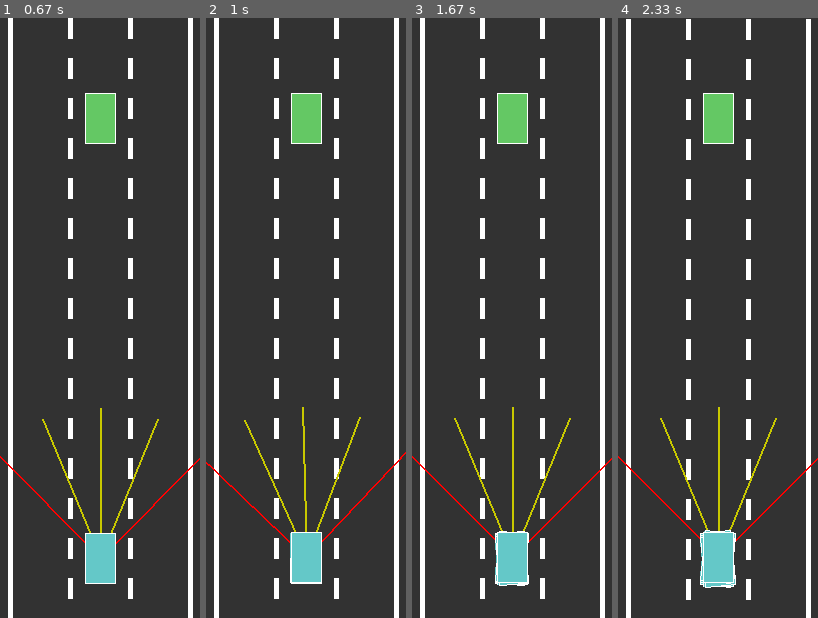
Above: before the commit, frames 1-4 (left to right).
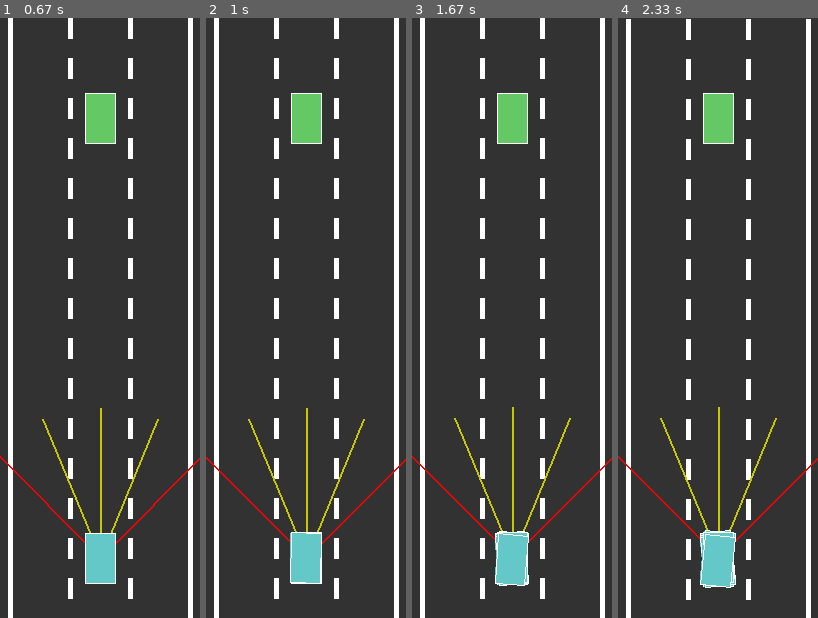
Above: after the commit, the same moments.

Repository: kc-raahi/self-driving-car-sim
Game: pygame game, started from car.py
Same seed, same stepped clock (60 frames per second), same inputs: the game is played once before the commit and once after it.
Inputs:
- Up to frame 1 (0.67 s): no input
- Up to frame 2 (1 s): no input
- Up to frame 3 (1.67 s): no input
- Up to frame 4 (2.33 s): no input

Frame 1 is identical in both runs. In frame 2, 1.7% of the frame differs, in the area x 0-100%, y 64-95%; in frame 3, 0.1%; in frame 4, 0.2%.

Commit message:
20230724 - save best car

Diff:
--- a/car.py
+++ b/car.py
@@ -460,62 +460,61 @@
     road = Road(SCREEN_WIDTH / 2, SCREEN_WIDTH * 0.9)
     road.set_lines()
 
-    drivers = generate_cars(100, road)
     t = Car(road.get_lane_center(1), 100, traffic=True)
     road.traffic.append(t)
     run = True
     clock = pygame.time.Clock()
     # ct = 0
-    best_pos = 10000
-    no_improvement_ct = 0
     best_brain = None
     while run:
+        best_pos = 10000
+        drivers = generate_cars(100, road)
+        no_improvement_ct = 0
 
         start("run")
-
-        # ct += 1
-        clock.tick(60)
-        screen.fill(ROAD_COL)
-        # main_driver = drivers[get_primary_car_index(drivers)]
-        # main_driver.primary = True
-        road.draw(screen)
-        t.update_and_draw(road, screen)
-        pci = get_primary_car_index(drivers)
-        road.move_viewport(drivers[pci].y)
-        new_best_pos = drivers[pci].y
-        if new_best_pos < best_pos:
-            no_improvement_ct = 0
-            best_pos = min(best_pos, new_best_pos)
-        else:
-            no_improvement_ct += 1
-            if no_improvement_ct > 60:
-                break
-        for i in range(len(drivers)):
-            d = drivers[i]
-            if i == pci:
-                d.primary = True
+        while no_improvement_ct <= 60:
+            clock.tick(60)
+            screen.fill(ROAD_COL)
+            # main_driver = drivers[get_primary_car_index(drivers)]
+            # main_driver.primary = True
+            road.draw(screen)
+            t.update_and_draw(road, screen)
+            pci = get_primary_car_index(drivers)
+            road.move_viewport(drivers[pci].y)
+            new_best_pos = drivers[pci].y
+            if new_best_pos < best_pos:
+                no_improvement_ct = 0
+                best_pos = min(best_pos, new_best_pos)
             else:
-                d.primary = False
-            start("update_and_draw")
-            d.update_and_draw(road, screen)
-            stop("update_and_draw")
-            start("assess_damage")
-            d.alive = d.assess_damage(road)
-            stop("assess_damage")
-            d.up = d.dirs[0]
-            d.left = d.dirs[1]
-            d.right = d.dirs[2]
-            d.down = d.dirs[3]
-            # print(i, ":", d.x, ",", d.y, ",", d.angle)
-
-        drivers[pci].primary = False
-        start("update")
-        pygame.display.update()
-        stop("update")
+                no_improvement_ct += 1
+
+            for i in range(len(drivers)):
+                d = drivers[i]
+                if i == pci:
+                    d.primary = True
+                else:
+                    d.primary = False
+                start("update_and_draw")
+                d.update_and_draw(road, screen)
+                stop("update_and_draw")
+                start("assess_damage")
+                d.alive = d.assess_damage(road)
+                stop("assess_damage")
+                d.up = d.dirs[0]
+                d.left = d.dirs[1]
+                d.right = d.dirs[2]
+                d.down = d.dirs[3]
+                # print(i, ":", d.x, ",", d.y, ",", d.angle)
+
+            drivers[pci].primary = False
+            start("update")
+            pygame.display.update()
+            stop("update")
+            best_brain = drivers[pci].brain
+        print(best_brain.levels)
         stop("run")
-        # if ct > 100:
-          #   break
-
-        best_brain = drivers[pci].brain
+
+
+
     dump()
     pygame.quit()
